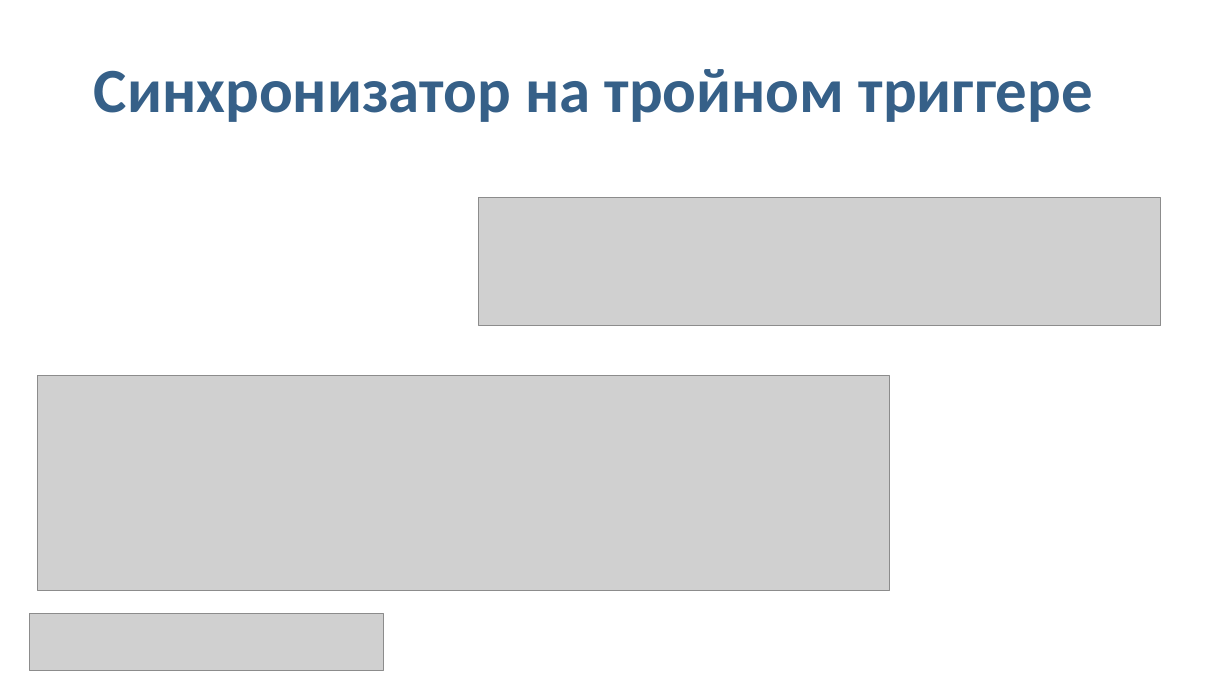
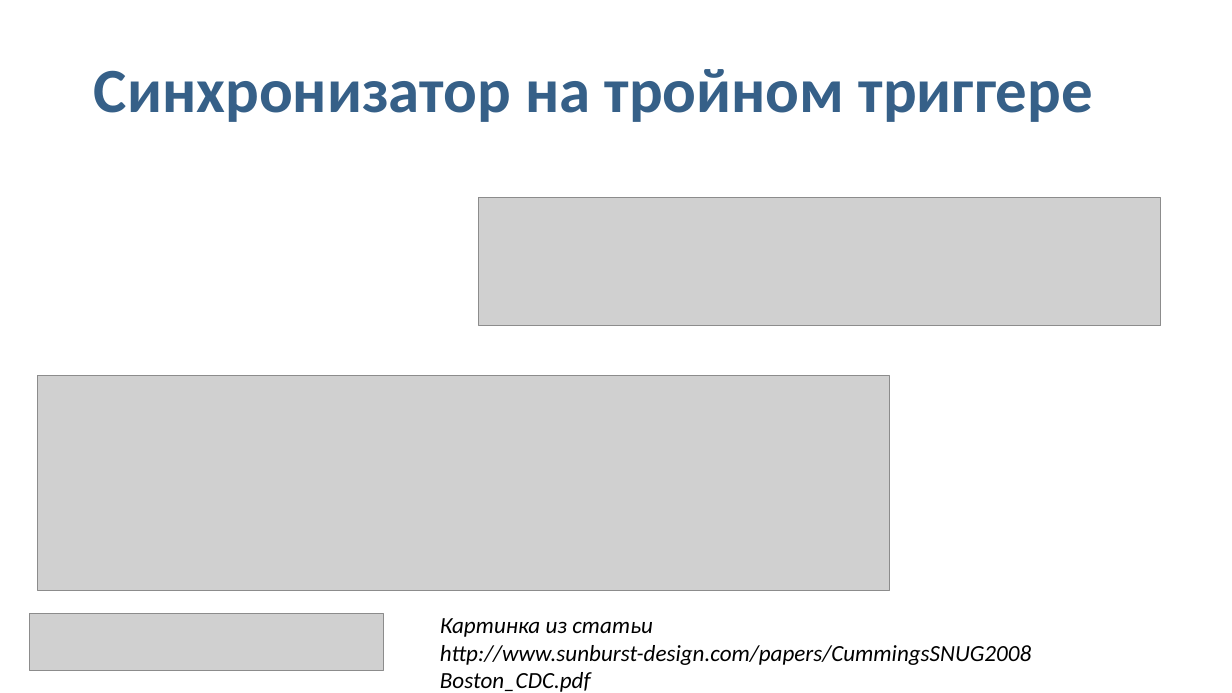
Before and after one commit to DigitalDesignSchool/ce2020labs, a slide deck: slide 15 of next_step/Sylantiev/cdc_lab/Школа_цифрового_синтеза_2021 Асинхронные частоты, пересечение клоковых доменов и синхронизация.pptx. Drawn at 1232x693 pixels with LibreOffice and Linux fonts; fonts in the diff are those of the drawing; grey boxes stand for pictures. Boxes give left, top, right and bottom in pixels: in the first picture for what was removed or moved away, otherwise in the second. Text is boxed around its words. In the diff, an @@ line names an element or a change of style, - is before the commit and + after.

```diff
--- a/next_step/Sylantiev/cdc_lab/Школа_цифрового_синтеза_2021 Асинхронные частоты, пересечение клоковых доменов и синхронизация.pptx
+++ b/next_step/Sylantiev/cdc_lab/Школа_цифрового_синтеза_2021 Асинхронные частоты, пересечение клоковых доменов и синхронизация.pptx
@@ text added at [440, 618, 1031, 692], 18 pt, text #000000, italic @@
+Картинка из статьи http://www.sunburst-design.com/papers/CummingsSNUG2008Boston_CDC.pdf
```
Also in this commit, not shown: 22 other slides changed, 1 slide added, 1 slide removed.
